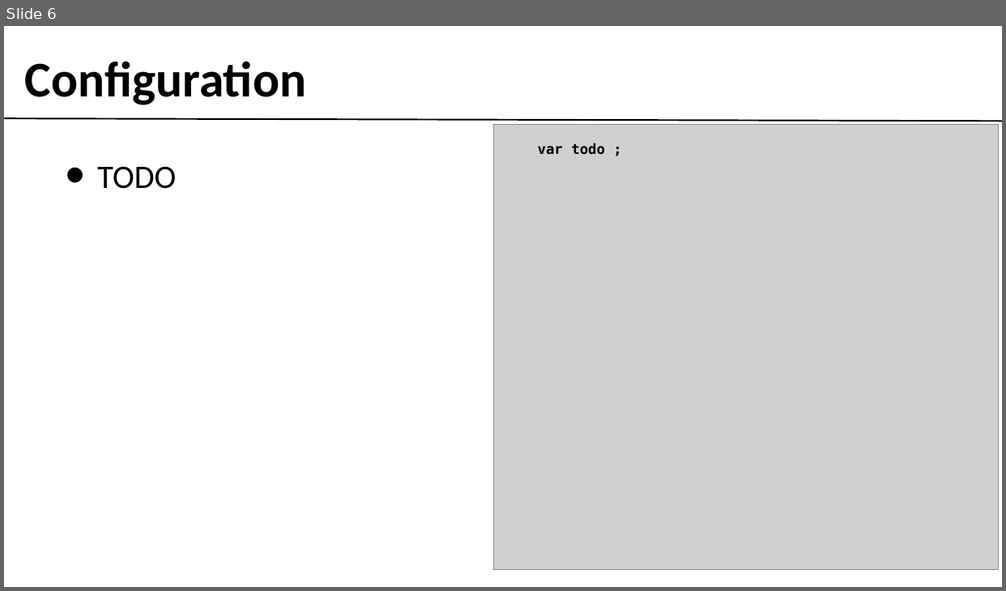
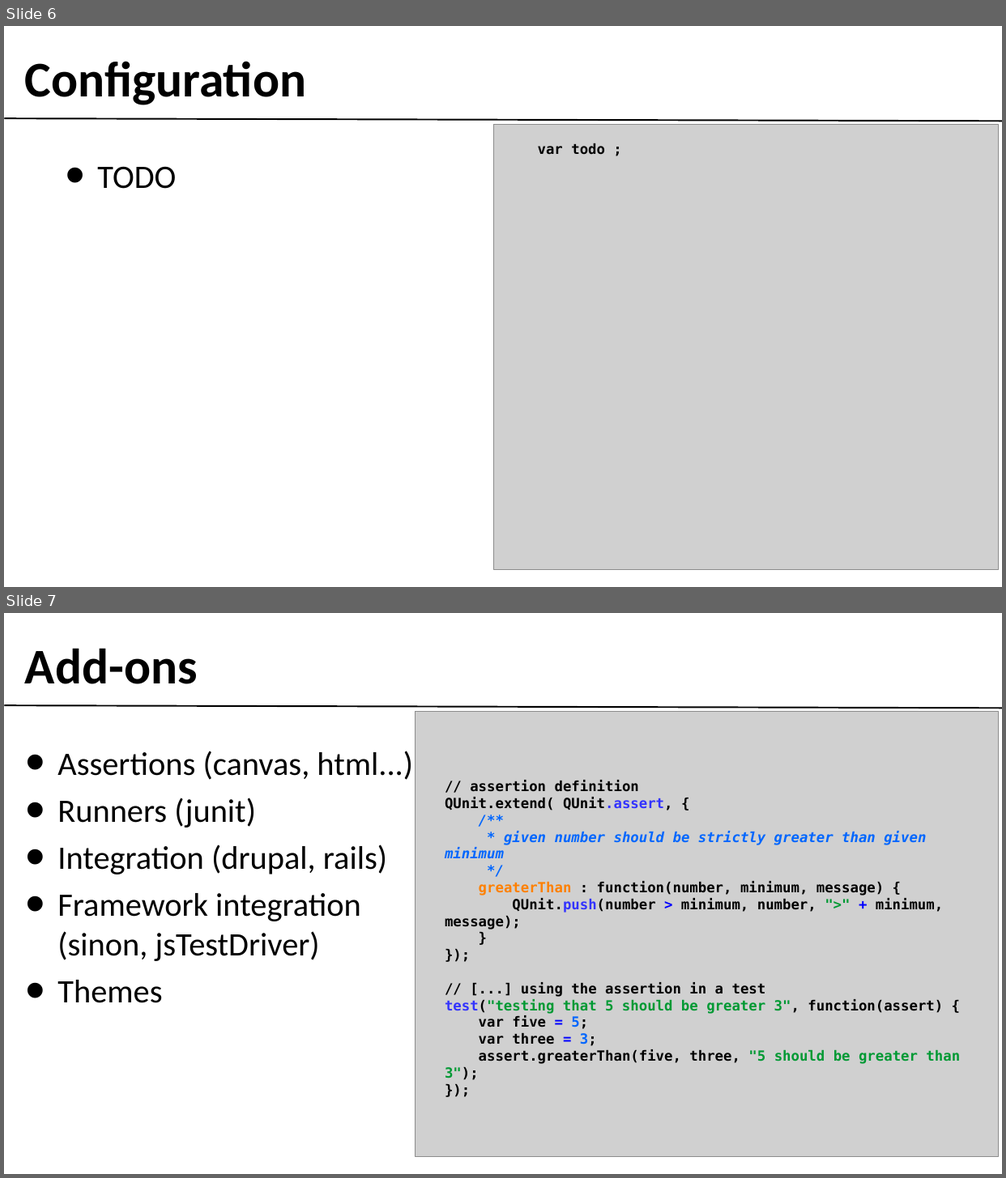
Before and after one commit to gobengo/devoxx-panorama-js-testing, a slide deck: doc/qunit_part.ppt. Shown one above the other, each under a label of ours: slide 6 before the commit, slides 6 and 7 after it. The pictures are 1006x591 and 1006x1178 pixels, drawn with LibreOffice and Linux fonts; fonts in the diff are those of the drawing; grey boxes stand for pictures; background and template pictures are left out. Boxes give left, top, right and bottom in pixels: in the first picture for what was removed or moved away, otherwise in the second. Text is boxed around its words. In the diff, an @@ line names an element or a change of style, - is before the commit and + after.

Commit message:
qunit prez in progress. back to client's project (h)

```diff
--- a/doc/qunit_part.ppt
+++ b/doc/qunit_part.ppt
@@ slide 7 added at (4,613,1002,1174), background #FFFFFF; not listed: 1 template element that a slide beside it also shows @@
@@ text added at (25,648,198,684), 64 pt, text #000000, bold @@
+Add-ons
@@ picture added at (415,712,998,1157) @@
@@ text added at (57,751,413,1003), 42 pt, text #000000 @@
+• Assertions (canvas, html...)
+• Runners (junit)
+• Integration (drupal, rails)
+• Framework integration (sinon, jsTestDriver)
+• Themes
@@ text added at (445,781,960,1080), 18 pt, text #000000, bold @@
+// assertion definition
+QUnit.extend( QUnit.assert, {
+/**
+* given number should be strictly greater than given minimum
+*/
+greaterThan : function(number, minimum, message) {
+QUnit.push(number > minimum, number, ">" + minimum, message);
+}
+});
+// [...] using the assertion in a test
+test("testing that 5 should be greater 3", function(assert) {
+var five = 5;
+var three = 3;
+assert.greaterThan(five, three, "5 should be greater than 3");
+});
```
Also in this commit, not shown: 1 slide changed, 2 other slides added, 3 slides removed, 2 other files.
